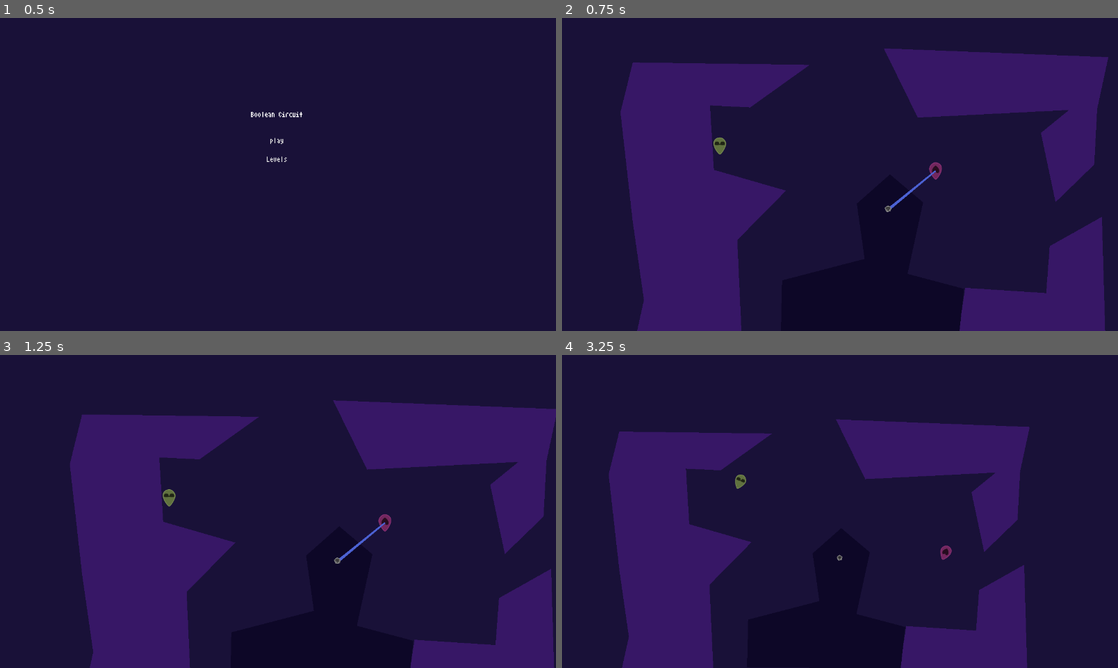
Above: before the commit, frames 1-4 (two rows, left to right).
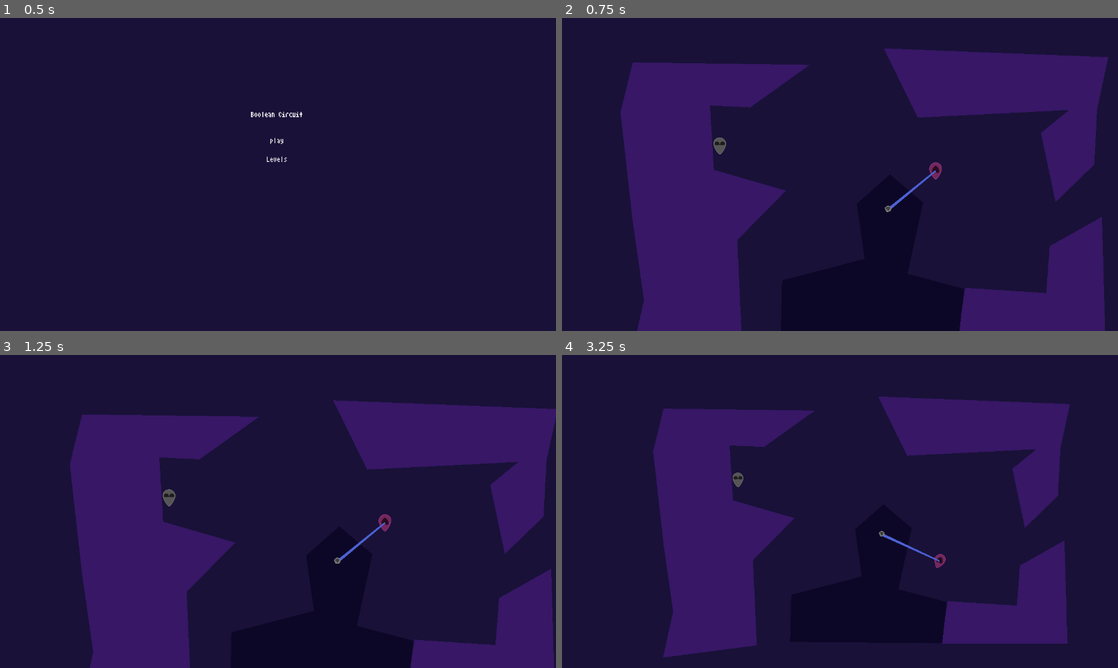
Above: after the commit, the same moments.

Repository: jacobabarbary/BooleanCircuit
Game: Godot game, scene res://gui/menu.tscn
The game is run twice, just before and just after one commit, with the same random seed, the same clock (stepped at 60 frames per second) and the same inputs.
Inputs:
- Up to frame 1 (0.5 s): no input
- Up to frame 2 (0.75 s): click "play" at 0.5 s
- Up to frame 3 (1.25 s): no input
- Up to frame 4 (3.25 s): tap S (Player2Action) at 1.35, 2.3, 2.85 s; tap Down (PlayerAction) at 1.55, 2.1, 3.05 s

Frame 1 is identical in both runs. In frame 2, less than 0.1% of the frame differs, in the area x 27-30%, y 38-44%; in frame 3, less than 0.1%; in frame 4, 28%, in the area x 8-92%, y 13-100%.

Commit message:
fix connection signal

Diff:
--- a/agents/player/Player.gd
+++ b/agents/player/Player.gd
@@ -1,13 +1,11 @@
 extends RigidBody2D
+
+const MAX_SPEED = 1000
+const DISCONNECTED_COLOR = Color.gray
+
 
 enum POLARITIES { POSITIVE, NEGITIVE }
 
-onready var sprite = $Sprite
-onready var connector = $Connector
-
-var inputs_pressed = [null, null, null]
-var inputs = ["PlayerAction","Player2Action"]
-var ray_connected = true
 
 export(int,
 	"#", 'o', '-', 'yen' , '^', 'x' , '+', 'yang', 'sad', 'happy', 'eyes', 'skull'
@@ -17,14 +15,20 @@
 export(int) var player_friction = 0.1
 export(int, "PlayerAction","Player2Action") var player_number = 1
 
+var inputs_pressed = [null, null, null]
+var inputs = ["PlayerAction","Player2Action"]
+var ray_connected = true
 var rot_speed = 0.1
 var speed = 300
 var charge = 1
 
+onready var sprite = $Sprite
+onready var connector = $Connector
+
 func _ready():
 	set_skin(skin)
 	set_color(color)
-
+	connector.connect("is_connected",self,"_on_connected", ["is_ray_connected"])
 
 func _process(delta):
 	inputs_pressed = [
@@ -35,22 +39,24 @@
 
 func _physics_process(delta):
 	if ray_connected:
-		aim()
+		aim(delta)
 		launch()
 	_friction(delta)
 
 func _friction(delta):
-	linear_velocity = linear_velocity - linear_velocity * 0.01 * delta
+	linear_velocity = linear_velocity - linear_velocity * 0.9 * delta
 
 
-func aim():
+func aim(delta):
 	if inputs_pressed[0]:
 		sprite.rotate(rot_speed)
+		charge += (100 * delta)
 
 func launch():
 	if inputs_pressed[1]:
-		linear_velocity += Vector2(0,1).rotated(sprite.rotation) * speed
+		linear_velocity += Vector2(0,1).rotated(sprite.rotation) * min(MAX_SPEED, speed + charge)
 		rot_speed = -rot_speed
+		charge = 1
 
 func set_color(col: Color)->void:
 	color = col
@@ -60,5 +66,9 @@
 	skin = index
 	$Sprite.set_frame(index)
 
-func on_connected(is_ray_connected)->void:
-	ray_connected = is_ray_connected
+func _on_Connector_connection_changed(val):
+	ray_connected = val
+	if ray_connected:
+		$Sprite.modulate = color
+	else:
+		$Sprite.modulate = DISCONNECTED_COLOR
--- a/agents/player/Player.tscn
+++ b/agents/player/Player.tscn
@@ -30,3 +30,4 @@
 texture = ExtResource( 2 )
 vframes = 3
 hframes = 4
+[connection signal="connection_changed" from="Connector" to="." method="_on_Connector_connection_changed"]
--- a/connector/connector.gd
+++ b/connector/connector.gd
@@ -9,7 +9,7 @@
 onready var hitbox = $HitBox
 onready var detectbox = $DetectBox
 
-signal is_connected
+signal connection_changed(val)
 
 func _physics_process(delta):
 	test_connection()
@@ -29,7 +29,7 @@
 func _connection():
 	try_new_connection()
 
-	emit_signal("is_connected",has_connection())
+	emit_signal("connection_changed",has_connection())
 
 func test_connection():
 #	TODO: break the connection if a wall is between the two connectors
